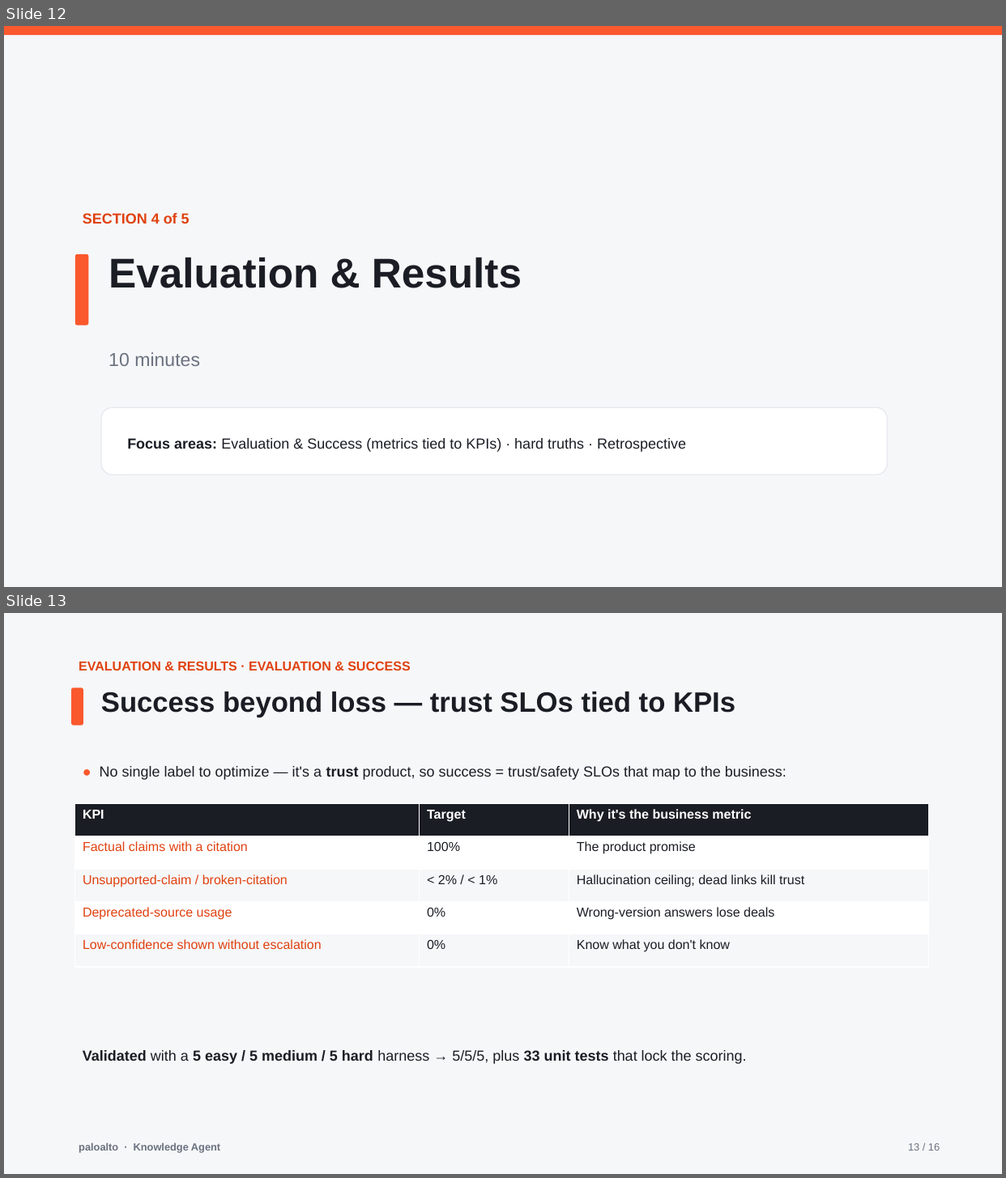
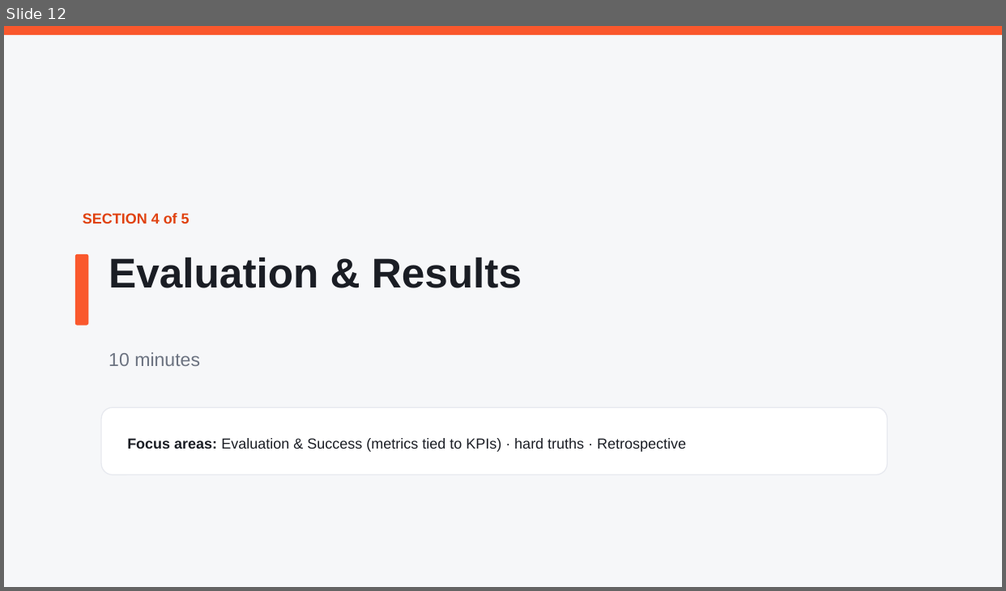
Before and after one commit to ashveej/PaloAltoknowledgeagent, a slide deck: presentation/Executive_Presentation.pptx. Shown one above the other, each under a label of ours: slides 12 and 13 before the commit, slide 12 after it. The pictures are 1006x1178 and 1006x591 pixels, drawn with LibreOffice and Linux fonts; fonts in the diff are those of the drawing. Boxes give left, top, right and bottom in pixels: in the first picture for what was removed or moved away, otherwise in the second. Text is boxed around its words. In the diff, an @@ line names an element or a change of style, - is before the commit and + after.

```diff
--- a/presentation/Executive_Presentation.pptx
+++ b/presentation/Executive_Presentation.pptx
@@ slide 13 removed at [4,613,1002,1174], background #F6F7F9 @@
@@ text removed at [79,661,410,671] @@
-EVALUATION & RESULTS · EVALUATION & SUCCESS
@@ rounded rectangle removed at [71,688,83,726] @@
@@ text removed at [101,692,735,717] @@
-Success beyond loss — trust SLOs tied to KPIs
@@ text removed at [100,766,786,780] @@
-● No single label to optimize — it's a trust product, so success = trust/safety SLOs that map to the business:
@@ table removed at [75,804,928,967], 5 rows, 3 columns @@
-KPI | Target | Why it's the business metric
-Factual claims with a citation | 100% | The product promise
-Unsupported-claim / broken-citation | < 2% / < 1% | Hallucination ceiling; dead links kill trust
-Deprecated-source usage | 0% | Wrong-version answers lose deals
-Low-confidence shown without escalation | 0% | Know what you don't know
@@ text removed at [83,1050,747,1064] @@
-Validated with a 5 easy / 5 medium / 5 hard harness → 5/5/5, plus 33 unit tests that lock the scoring.
@@ text removed at [79,1143,220,1153] @@
-paloalto · Knowledge Agent
@@ text removed at [908,1144,940,1151] @@
-13 / 16
```
Also in this commit, not shown: 4 slides changed, 1 slide added, 2 other files.
